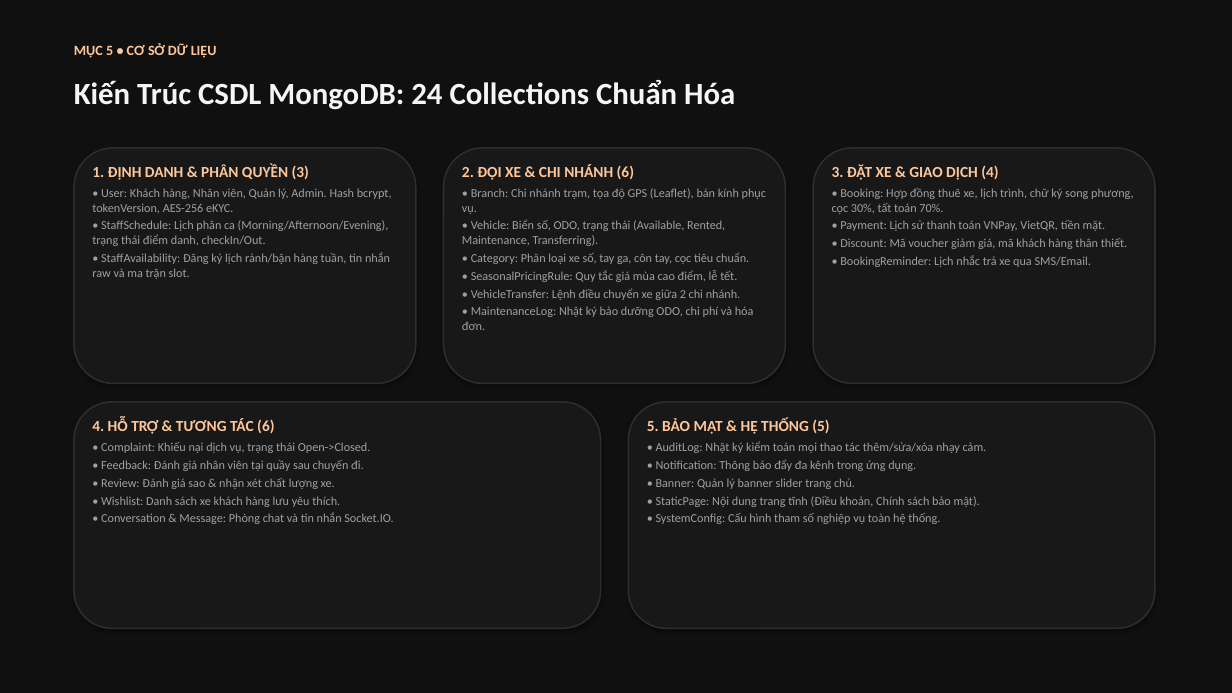
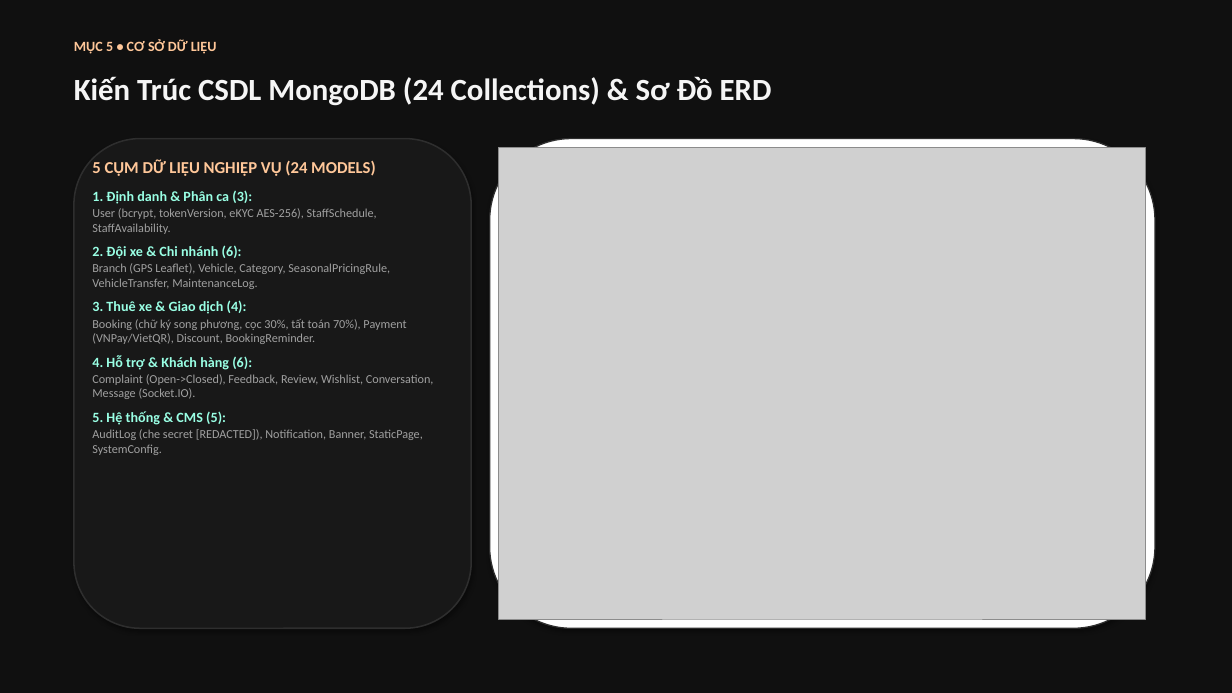
Before and after one commit to Hoang-124/Motorent, a slide deck: slide 7 of docs/MOTORENT_SWP391_Slide_Trinh_Bay.pptx. Drawn at 1232x693 pixels with LibreOffice and Linux fonts; fonts in the diff are those of the drawing; grey boxes stand for pictures. Boxes give left, top, right and bottom in pixels: in the first picture for what was removed or moved away, otherwise in the second. Text is boxed around its words. In the diff, an @@ line names an element or a change of style, - is before the commit and + after.

```diff
--- a/docs/MOTORENT_SWP391_Slide_Trinh_Bay.pptx
+++ b/docs/MOTORENT_SWP391_Slide_Trinh_Bay.pptx
@@ text "MỤC 5 • CƠ SỞ ...": place and size @@
-text "MỤC 5 • CƠ SỞ ..." at bbox=[74, 43, 217, 58]
+text "MỤC 5 • CƠ SỞ ..." at bbox=[74, 39, 217, 54]
@@ text at bbox=[74, 76, 772, 106]: text changed @@
-Kiến Trúc CSDL MongoDB: 24 Collections Chuẩn Hóa
+Kiến Trúc CSDL MongoDB (24 Collections) & Sơ Đồ ERD
@@ rounded rectangle: place and size @@
-rounded rectangle at bbox=[74, 148, 416, 384]
+rounded rectangle at bbox=[74, 139, 471, 628]
@@ rounded rectangle: place and size @@
-rounded rectangle at bbox=[444, 148, 786, 384]
+rounded rectangle at bbox=[490, 139, 1155, 628]
@@ rounded rectangle at bbox=[490, 139, 1155, 628]: fill #181818 to #FFFFFF; outline #2E2E2E 1.2 pt to #2E2E2E 1 pt @@
@@ picture added at bbox=[499, 148, 1146, 619] @@
@@ rounded rectangle removed at bbox=[813, 148, 1155, 384] @@
@@ text at bbox=[92, 160, 434, 455]: text changed @@
-1. ĐỊNH DANH & PHÂN QUYỀN (3)
-• User: Khách hàng, Nhân viên, Quản lý, Admin. Hash bcrypt, tokenVersion, AES-256 eKYC.
-• StaffSchedule: Lịch phân ca (Morning/Afternoon/Evening), trạng thái điểm danh, checkIn/Out.
-• StaffAvailability: Đăng ký lịch rảnh/bận hàng tuần, tin nhắn raw và ma trận slot.
+5 CỤM DỮ LIỆU NGHIỆP VỤ (24 MODELS)
+1. Định danh & Phân ca (3):
+User (bcrypt, tokenVersion, eKYC AES-256), StaffSchedule, StaffAvailability.
+2. Đội xe & Chi nhánh (6):
+Branch (GPS Leaflet), Vehicle, Category, SeasonalPricingRule, VehicleTransfer, MaintenanceLog.
+3. Thuê xe & Giao dịch (4):
+Booking (chữ ký song phương, cọc 30%, tất toán 70%), Payment (VNPay/VietQR), Discount, BookingReminder.
+4. Hỗ trợ & Khách hàng (6):
+Complaint (Open->Closed), Feedback, Review, Wishlist, Conversation, Message (Socket.IO).
+5. Hệ thống & CMS (5):
+AuditLog (che secret [REDACTED]), Notification, Banner, StaticPage, SystemConfig.
@@ text removed at bbox=[462, 164, 766, 330] @@
-2. ĐỘI XE & CHI NHÁNH (6)
-• Branch: Chi nhánh trạm, tọa độ GPS (Leaflet), bán kính phục vụ.
-• Vehicle: Biển số, ODO, trạng thái (Available, Rented, Maintenance, Transferring).
-• Category: Phân loại xe số, tay ga, côn tay, cọc tiêu chuẩn.
-• SeasonalPricingRule: Quy tắc giá mùa cao điểm, lễ tết.
-• VehicleTransfer: Lệnh điều chuyển xe giữa 2 chi nhánh.
-• MaintenanceLog: Nhật ký bảo dưỡng ODO, chi phí và hóa đơn.
@@ text removed at bbox=[832, 164, 1133, 267] @@
-3. ĐẶT XE & GIAO DỊCH (4)
-• Booking: Hợp đồng thuê xe, lịch trình, chữ ký song phương, cọc 30%, tất toán 70%.
-• Payment: Lịch sử thanh toán VNPay, VietQR, tiền mặt.
-• Discount: Mã voucher giảm giá, mã khách hàng thân thiết.
-• BookingReminder: Lịch nhắc trả xe qua SMS/Email.
@@ rounded rectangle removed at bbox=[74, 402, 601, 628] @@
@@ text removed at bbox=[92, 418, 393, 524] @@
-4. HỖ TRỢ & TƯƠNG TÁC (6)
-• Complaint: Khiếu nại dịch vụ, trạng thái Open->Closed.
-• Feedback: Đánh giá nhân viên tại quầy sau chuyến đi.
-• Review: Đánh giá sao & nhận xét chất lượng xe.
-• Wishlist: Danh sách xe khách hàng lưu yêu thích.
-• Conversation & Message: Phòng chat và tin nhắn Socket.IO.
@@ rounded rectangle removed at bbox=[628, 402, 1155, 628] @@
@@ text removed at bbox=[647, 418, 987, 524] @@
-5. BẢO MẬT & HỆ THỐNG (5)
-• AuditLog: Nhật ký kiểm toán mọi thao tác thêm/sửa/xóa nhạy cảm.
-• Notification: Thông báo đẩy đa kênh trong ứng dụng.
-• Banner: Quản lý banner slider trang chủ.
-• StaticPage: Nội dung trang tĩnh (Điều khoản, Chính sách bảo mật).
-• SystemConfig: Cấu hình tham số nghiệp vụ toàn hệ thống.
```
Also in this commit, not shown: 11 other slides changed, 1 slide added, 1 slide removed, 12 other files.
